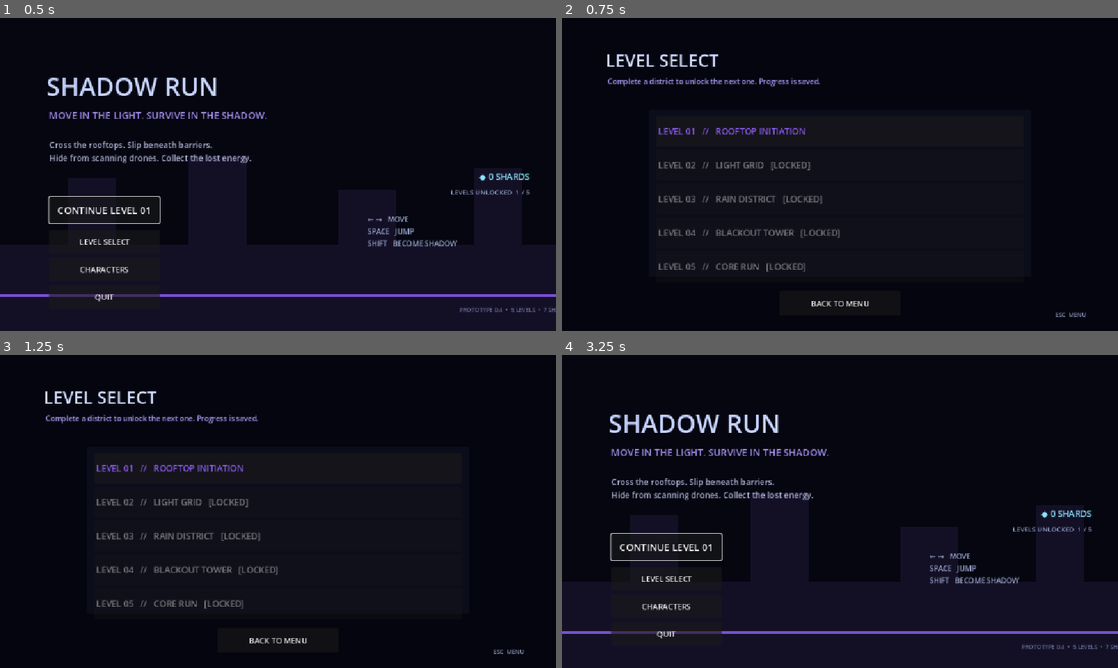
Above: before the commit, frames 1-4 (two rows, left to right).
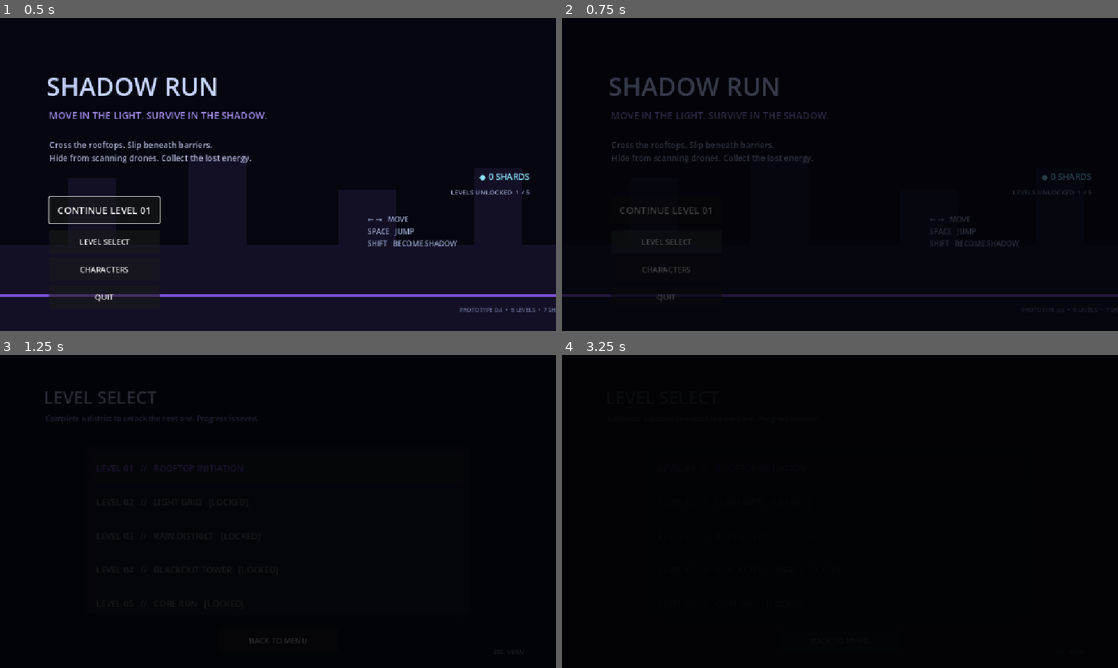
Above: after the commit, the same moments.

Repository: Yass29/shadow-run
Game: Godot game, scene res://main_menu.tscn
Same seed, same stepped clock (60 frames per second), same inputs: the game is played once before the commit and once after it.
Inputs (mouse positions are in pixels of both pictures, inside the frame that each line leads up to):
- Up to frame 1 (0.5 s): no input
- Up to frame 2 (0.75 s): click "LEVEL SELECT" at 0.5 s
- Up to frame 3 (1.25 s): no input
- Up to frame 4 (3.25 s): click "BACK TO MENU" at 1.25 s; click (667, 605) at 2 s, where only the run before the commit has a clickable "CHARACTERS"; click "BACK TO MENU" at 2.75 s

Frame 1 is identical in both runs. In frame 2, 4.9% of the frame differs, in the area x 0-100%, y 11-96%; in frame 3, 2.9%; in frame 4, 35%, in the area x 0-100%, y 18-100%.

Commit message:
Add audio, cinematic transitions and checkpoint FX (#19)
* Add procedural game sound effects

* Add cinematic scene transitions

* Enable audio and transition managers

* Add transform particles and Shadow sounds

* Add shard pickup sound

* Use cinematic transitions from main menu

* Add level intro transitions

* Add audio and transitions to level2_exit.gd

* Add audio and transitions to level3_exit.gd

* Add audio and transitions to level4_exit.gd

* Add audio and transitions to level5_exit.gd

* Add Level 1 victory sound

* Use cinematic victory navigation

* Add checkpoint and alert audio to level1.gd

* Add checkpoint and alert audio to level2.gd

* Add checkpoint and alert audio to level3.gd

* Add checkpoint and alert audio to level4.gd

* Add checkpoint and alert audio to level5.gd

* Add checkpoint burst visual effect

* Enable checkpoint visual effects

* Add checkpoint visual burst to level1.gd

* Add checkpoint visual burst to level2.gd

* Add checkpoint visual burst to level3.gd

* Add checkpoint visual burst to level4.gd

* Add checkpoint visual burst to level5.gd

Diff:
--- /dev/null
+++ b/audio_manager.gd
@@ -0,0 +1,40 @@
+extends Node
+
+const MIX_RATE := 44100
+
+func play_sfx(kind: String) -> void:
+	var spec := {
+		"shadow_in": [150.0, 0.10, -8.0],
+		"shadow_out": [260.0, 0.08, -10.0],
+		"dash": [420.0, 0.09, -6.0],
+		"shard": [760.0, 0.12, -8.0],
+		"checkpoint": [520.0, 0.20, -7.0],
+		"victory": [660.0, 0.28, -6.0],
+		"alert": [120.0, 0.16, -5.0]
+	}.get(kind, [300.0, 0.10, -10.0])
+
+	var player := AudioStreamPlayer.new()
+	player.stream = make_tone(float(spec[0]), float(spec[1]))
+	player.volume_db = float(spec[2])
+	add_child(player)
+	player.finished.connect(player.queue_free)
+	player.play()
+
+func make_tone(freq: float, duration: float) -> AudioStreamWAV:
+	var sample_count := int(MIX_RATE * duration)
+	var data := PackedByteArray()
+	data.resize(sample_count * 2)
+
+	for i in range(sample_count):
+		var t := float(i) / float(MIX_RATE)
+		var envelope := 1.0 - (float(i) / float(sample_count))
+		var sample := sin(TAU * freq * t) * envelope * 0.55
+		var value := int(clamp(sample, -1.0, 1.0) * 32767.0)
+		data.encode_s16(i * 2, value)
+
+	var wav := AudioStreamWAV.new()
+	wav.format = AudioStreamWAV.FORMAT_16_BITS
+	wav.mix_rate = MIX_RATE
+	wav.stereo = false
+	wav.data = data
+	return wav
--- a/energy_fragment.gd
+++ b/energy_fragment.gd
@@ -20,6 +20,7 @@
 	collected = true
 	var level := get_parent()
 	GameState.add_shards(1)
+	AudioManager.play_sfx("shard")
 	if level.has_method("collect_fragment"):
 		level.collect_fragment()
 	show_pickup_popup()
--- a/exit_gate.gd
+++ b/exit_gate.gd
@@ -19,6 +19,7 @@
 
 	body.velocity = Vector2.ZERO
 	body.set_physics_process(false)
+	AudioManager.play_sfx("victory")
 
 	if level.has_node("Drone"):
 		level.get_node("Drone").set_process(false)
--- /dev/null
+++ b/fx_manager.gd
@@ -0,0 +1,19 @@
+extends Node
+
+func checkpoint_burst(world_position: Vector2) -> void:
+	var ring := Polygon2D.new()
+	ring.polygon = PackedVector2Array([
+		Vector2(0, -22), Vector2(16, -16), Vector2(22, 0), Vector2(16, 16),
+		Vector2(0, 22), Vector2(-16, 16), Vector2(-22, 0), Vector2(-16, -16)
+	])
+	ring.color = Color(0.35, 1.0, 0.86, 0.75)
+	ring.global_position = world_position
+	ring.z_index = 40
+	get_tree().current_scene.add_child(ring)
+
+	var tween := ring.create_tween()
+	tween.set_parallel(true)
+	tween.tween_property(ring, "scale", Vector2(2.6, 2.6), 0.42)
+	tween.tween_property(ring, "modulate:a", 0.0, 0.42)
+	tween.set_parallel(false)
+	tween.tween_callback(ring.queue_free)
--- a/level1.gd
+++ b/level1.gd
@@ -19,6 +19,8 @@
 	elapsed_time += _delta
 	if player.position.x > 1250.0 and checkpoint.x < 1250.0:
 		checkpoint = Vector2(1270, 420)
+		AudioManager.play_sfx("checkpoint")
+		FXManager.checkpoint_burst(checkpoint)
 		checkpoint_message.visible = true
 		await get_tree().create_timer(1.2).timeout
 		checkpoint_message.visible = false
@@ -39,6 +41,7 @@
 
 	respawning = true
 	deaths += 1
+	AudioManager.play_sfx("alert")
 	alert_message.text = message
 	alert_message.visible = true
 	player.position = checkpoint
--- a/level2.gd
+++ b/level2.gd
@@ -19,6 +19,8 @@
 	elapsed_time += _delta
 	if player.position.x > 1450.0 and checkpoint.x < 1450.0:
 		checkpoint = Vector2(1480, 420)
+		AudioManager.play_sfx("checkpoint")
+		FXManager.checkpoint_burst(checkpoint)
 		checkpoint_message.visible = true
 		await get_tree().create_timer(1.1).timeout
 		checkpoint_message.visible = false
@@ -39,6 +41,7 @@
 
 	respawning = true
 	deaths += 1
+	AudioManager.play_sfx("alert")
 	alert_message.text = message
 	alert_message.visible = true
 	player.position = checkpoint
--- a/level2_exit.gd
+++ b/level2_exit.gd
@@ -10,7 +10,7 @@
 		return
 
 	if event.is_action_pressed("ui_accept"):
-		get_tree().change_scene_to_file("res://level3.tscn")
+		ScreenTransition.change_scene("res://level3.tscn", "LEVEL 03", "RAIN DISTRICT")
 	elif event is InputEventKey and event.pressed and not event.echo and event.keycode == KEY_R:
 		get_tree().reload_current_scene()
 
@@ -26,6 +26,7 @@
 	GameState.submit_grade(2, str(summary["grade"]))
 	body.velocity = Vector2.ZERO
 	body.set_physics_process(false)
+	AudioManager.play_sfx("victory")
 
 	hud.get_node("Title").visible = false
 	hud.get_node("Controls").visible = false
--- a/level3.gd
+++ b/level3.gd
@@ -18,6 +18,8 @@
 	elapsed_time += _delta
 	if player.position.x > 1550.0 and checkpoint.x < 1550.0:
 		checkpoint = Vector2(1575, 420)
+		AudioManager.play_sfx("checkpoint")
+		FXManager.checkpoint_burst(checkpoint)
 
 	if player.position.y > 720.0:
 		respawn_player("The storm swallowed you.")
@@ -34,6 +36,7 @@
 		return
 	respawning = true
 	deaths += 1
+	AudioManager.play_sfx("alert")
 	alert_message.text = message
 	alert_message.visible = true
 	player.position = checkpoint
--- a/level3_exit.gd
+++ b/level3_exit.gd
@@ -9,7 +9,7 @@
 	if not completed:
 		return
 	if event.is_action_pressed("ui_accept"):
-		get_tree().change_scene_to_file("res://level4.tscn")
+		ScreenTransition.change_scene("res://level4.tscn", "LEVEL 04", "BLACKOUT TOWER")
 	elif event is InputEventKey and event.pressed and not event.echo and event.keycode == KEY_R:
 		get_tree().reload_current_scene()
 
@@ -25,6 +25,7 @@
 	GameState.submit_grade(3, str(summary["grade"]))
 	body.velocity = Vector2.ZERO
 	body.set_physics_process(false)
+	AudioManager.play_sfx("victory")
 	hud.get_node("Title").visible = false
 	hud.get_node("Controls").visible = false
 	hud.get_node("FragmentCounter").visible = false
--- a/level4.gd
+++ b/level4.gd
@@ -18,8 +18,12 @@
 	elapsed_time += _delta
 	if player.position.x > 1750.0 and checkpoint.x < 1750.0:
 		checkpoint = Vector2(1780, 420)
+		AudioManager.play_sfx("checkpoint")
+		FXManager.checkpoint_burst(checkpoint)
 	if player.position.x > 3050.0 and checkpoint.x < 3050.0:
 		checkpoint = Vector2(3070, 420)
+		AudioManager.play_sfx("checkpoint")
+		FXManager.checkpoint_burst(checkpoint)
 	if player.position.y > 720.0:
 		respawn_player("MISSED THE ROOFTOP.")
 
@@ -35,6 +39,7 @@
 		return
 	respawning = true
 	deaths += 1
+	AudioManager.play_sfx("alert")
 	alert.text = message
 	alert.visible = true
 	player.position = checkpoint
--- a/level4_exit.gd
+++ b/level4_exit.gd
@@ -9,7 +9,7 @@
 	if not completed:
 		return
 	if event.is_action_pressed("ui_accept"):
-		get_tree().change_scene_to_file("res://level5.tscn")
+		ScreenTransition.change_scene("res://level5.tscn", "LEVEL 05", "CORE RUN")
 	elif event is InputEventKey and event.pressed and not event.echo and event.keycode == KEY_R:
 		get_tree().reload_current_scene()
 
@@ -20,6 +20,7 @@
 	GameState.unlock_level(5)
 	body.velocity = Vector2.ZERO
 	body.set_physics_process(false)
+	AudioManager.play_sfx("victory")
 	var level := get_parent()
 	var hud := level.get_node("HUD")
 	var summary: Dictionary = level.get_run_summary()
--- a/level5.gd
+++ b/level5.gd
@@ -18,6 +18,8 @@
 	elapsed_time += _delta
 	if player.position.x > 1900.0 and checkpoint.x < 1900.0:
 		checkpoint = Vector2(1930, 420)
+		AudioManager.play_sfx("checkpoint")
+		FXManager.checkpoint_burst(checkpoint)
 	if player.position.y > 720.0:
 		respawn_player("THE CORE REJECTED YOU.")
 
@@ -33,6 +35,7 @@
 		return
 	respawning = true
 	deaths += 1
+	AudioManager.play_sfx("alert")
 	alert.text = message
 	alert.visible = true
 	player.position = checkpoint
--- a/level5_exit.gd
+++ b/level5_exit.gd
@@ -9,7 +9,7 @@
 	if not completed:
 		return
 	if event.is_action_pressed("ui_accept"):
-		get_tree().change_scene_to_file("res://main_menu.tscn")
+		ScreenTransition.change_scene("res://main_menu.tscn", "SHADOW RUN", "Return to the city.")
 	elif event is InputEventKey and event.pressed and not event.echo and event.keycode == KEY_R:
 		get_tree().reload_current_scene()
 
@@ -20,6 +20,7 @@
 	GameState.unlock_level(5)
 	body.velocity = Vector2.ZERO
 	body.set_physics_process(false)
+	AudioManager.play_sfx("victory")
 	var level := get_parent()
 	var hud := level.get_node("HUD")
 	var summary: Dictionary = level.get_run_summary()
--- a/level_select.gd
+++ b/level_select.gd
@@ -40,7 +40,10 @@
 		list.add_child(row)
 
 func _open_level(scene_path: String) -> void:
-	get_tree().change_scene_to_file(scene_path)
+	var number_text := scene_path.get_file().trim_prefix("level").trim_suffix(".tscn")
+	var number := int(number_text)
+	var names := {1: "ROOFTOP INITIATION", 2: "LIGHT GRID", 3: "RAIN DISTRICT", 4: "BLACKOUT TOWER", 5: "CORE RUN"}
+	ScreenTransition.change_scene(scene_path, "LEVEL %02d" % number, str(names.get(number, "SHADOW RUN")))
 
 func _back() -> void:
-	get_tree().change_scene_to_file("res://main_menu.tscn")
+	ScreenTransition.change_scene("res://main_menu.tscn")
--- a/main_menu.gd
+++ b/main_menu.gd
@@ -8,13 +8,17 @@
 
 func _on_play_pressed() -> void:
 	var target := clampi(GameState.max_unlocked_level, 1, 5)
-	get_tree().change_scene_to_file("res://level%d.tscn" % target)
+	ScreenTransition.change_scene(
+		"res://level%d.tscn" % target,
+		"ENTERING DISTRICT %02d" % target,
+		"Stay visible only when you choose to."
+	)
 
 func _on_levels_pressed() -> void:
-	get_tree().change_scene_to_file("res://level_select.tscn")
+	ScreenTransition.change_scene("res://level_select.tscn")
 
 func _on_characters_pressed() -> void:
-	get_tree().change_scene_to_file("res://character_select.tscn")
+	ScreenTransition.change_scene("res://character_select.tscn")
 
 func _on_quit_pressed() -> void:
 	get_tree().quit()
--- a/player.gd
+++ b/player.gd
@@ -102,6 +102,7 @@
 	dash_flash = 0.16
 	camera_shake = 0.16
 	shadow_energy -= DASH_ENERGY_COST
+	AudioManager.play_sfx("dash")
 	velocity.x = facing * 760.0
 	velocity.y = 0.0
 
@@ -162,6 +163,8 @@
 		return
 
 	is_shadow = enabled
+	spawn_transform_burst()
+	AudioManager.play_sfx("shadow_in" if is_shadow else "shadow_out")
 
 	if is_shadow:
 		collision.shape.size = SHADOW_COLLISION_SIZE
@@ -206,6 +209,24 @@
 	else:
 		body.rotation = lerpf(body.rotation, 0.0, min(delta * 10.0, 1.0))
 
+
+func spawn_transform_burst() -> void:
+	for i in range(6):
+		var shard := Polygon2D.new()
+		shard.polygon = PackedVector2Array([Vector2(0, -4), Vector2(4, 0), Vector2(0, 4), Vector2(-4, 0)])
+		shard.color = Color(0.72, 0.42, 1.0, 0.9) if is_shadow else Color(0.45, 0.9, 1.0, 0.75)
+		shard.global_position = global_position + Vector2(0, 6)
+		shard.z_index = 25
+		get_parent().add_child(shard)
+
+		var angle := TAU * float(i) / 6.0
+		var target := shard.position + Vector2(cos(angle), sin(angle)) * 34.0
+		var tween := shard.create_tween()
+		tween.set_parallel(true)
+		tween.tween_property(shard, "position", target, 0.22)
+		tween.tween_property(shard, "modulate:a", 0.0, 0.22)
+		tween.set_parallel(false)
+		tween.tween_callback(shard.queue_free)
 
 func apply_selected_skin() -> void:
 	if not Engine.has_singleton("GameState") and not has_node("/root/GameState"):
--- a/project.godot
+++ b/project.godot
@@ -19,6 +19,9 @@
 
 GameState="*res://game_state.gd"
 PauseManager="*res://pause_manager.gd"
+AudioManager="*res://audio_manager.gd"
+ScreenTransition="*res://screen_transition.gd"
+FXManager="*res://fx_manager.gd"
 
 [display]
 
--- /dev/null
+++ b/screen_transition.gd
@@ -0,0 +1,61 @@
+extends CanvasLayer
+
+var dim: ColorRect
+var title: Label
+var subtitle: Label
+var busy := false
+
+func _ready() -> void:
+	layer = 200
+	process_mode = Node.PROCESS_MODE_ALWAYS
+
+	dim = ColorRect.new()
+	dim.set_anchors_and_offsets_preset(Control.PRESET_FULL_RECT)
+	dim.color = Color(0.008, 0.01, 0.025, 0.0)
+	dim.mouse_filter = Control.MOUSE_FILTER_IGNORE
+	add_child(dim)
+
+	title = Label.new()
+	title.position = Vector2(120, 250)
+	title.size = Vector2(910, 60)
+	title.horizontal_alignment = HORIZONTAL_ALIGNMENT_CENTER
+	title.add_theme_font_size_override("font_size", 34)
+	title.add_theme_color_override("font_color", Color(0.82, 0.9, 1.0, 1.0))
+	title.modulate.a = 0.0
+	add_child(title)
+
+	subtitle = Label.new()
+	subtitle.position = Vector2(120, 315)
+	subtitle.size = Vector2(910, 38)
+	subtitle.horizontal_alignment = HORIZONTAL_ALIGNMENT_CENTER
+	subtitle.add_theme_font_size_override("font_size", 16)
+	subtitle.add_theme_color_override("font_color", Color(0.62, 0.58, 0.9, 1.0))
+	subtitle.modulate.a = 0.0
+	add_child(subtitle)
+
+func change_scene(path: String, heading: String = "", subheading: String = "") -> void:
+	if busy:
+		return
+	busy = true
+	title.text = heading
+	subtitle.text = subheading
+
+	var tween := create_tween()
+	tween.set_parallel(true)
+	tween.tween_property(dim, "color:a", 0.96, 0.24)
+	tween.tween_property(title, "modulate:a", 1.0 if heading != "" else 0.0, 0.24)
+	tween.tween_property(subtitle, "modulate:a", 1.0 if subheading != "" else 0.0, 0.24)
+	await tween.finished
+
+	await get_tree().create_timer(0.38, true).timeout
+	get_tree().paused = false
+	get_tree().change_scene_to_file(path)
+	await get_tree().process_frame
+
+	var out := create_tween()
+	out.set_parallel(true)
+	out.tween_property(dim, "color:a", 0.0, 0.34)
+	out.tween_property(title, "modulate:a", 0.0, 0.22)
+	out.tween_property(subtitle, "modulate:a", 0.0, 0.22)
+	await out.finished
+	busy = false
--- a/victory_overlay.gd
+++ b/victory_overlay.gd
@@ -13,10 +13,10 @@
 	$Card/Actions/Replay.grab_focus()
 
 func _on_main_menu() -> void:
-	get_tree().change_scene_to_file("res://main_menu.tscn")
+	ScreenTransition.change_scene("res://main_menu.tscn")
 
 func _on_replay() -> void:
 	get_tree().reload_current_scene()
 
 func _on_next_level() -> void:
-	get_tree().change_scene_to_file("res://level2.tscn")
+	ScreenTransition.change_scene("res://level2.tscn", "LEVEL 02", "LIGHT GRID")
